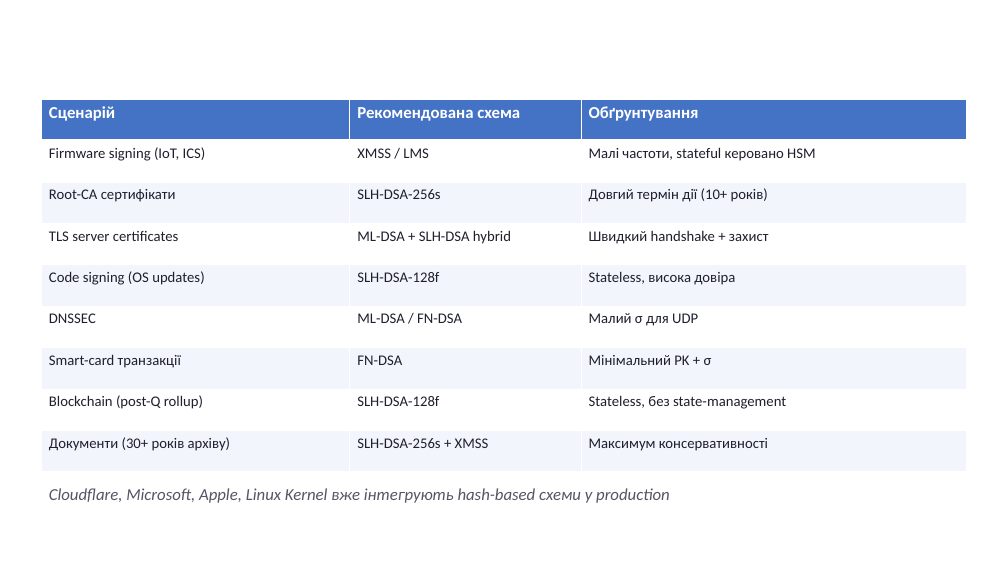
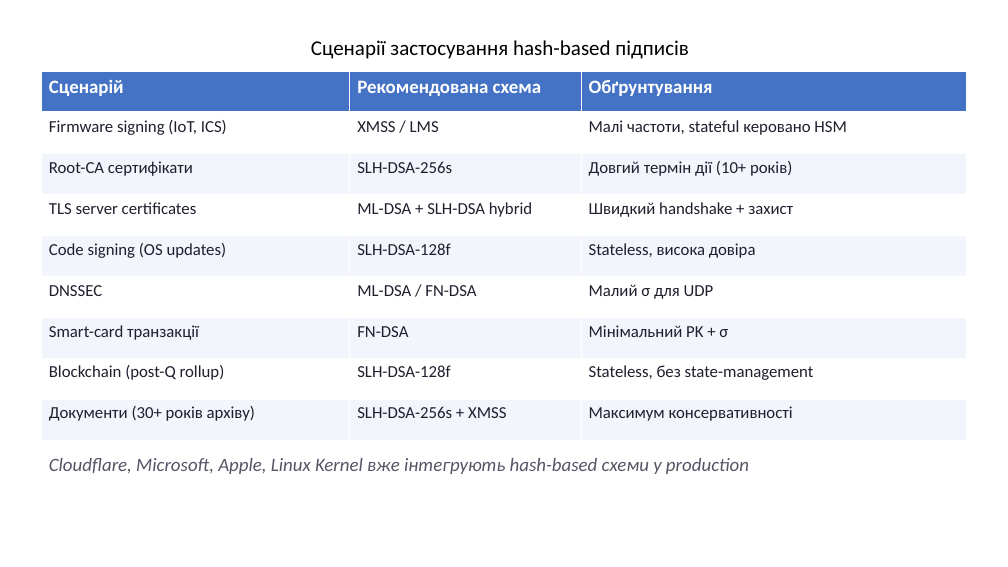
Before and after one commit to Andriykooo/ifntung-studies, a slide deck: slide 26 of Year 1/Постквантова криптографія/UA/2026/PPT/Презентація_7.pptx (slide 27 before the commit). Drawn at 1008x567 pixels with LibreOffice and Linux fonts; fonts in the diff are those of the drawing. Boxes give left, top, right and bottom in pixels: in the first picture for what was removed or moved away, otherwise in the second. Text is boxed around its words. In the diff, an @@ line names an element or a change of style, - is before the commit and + after.

Commit message:
feat(post-quantum-cryptography): update labs formatting. Fix lab and presentation

```diff
--- a/Year 1/Постквантова криптографія/UA/2026/PPT/Презентація_7.pptx
+++ b/Year 1/Постквантова криптографія/UA/2026/PPT/Презентація_7.pptx
@@ text added at [311, 40, 689, 59], 20 pt, text #000000 @@
+Сценарії застосування hash-based підписів
@@ table at [42, 72, 967, 441] @@
@@ size 16 to 18 pt in "Сценарій", "Рекомендована схема", "Обґрунтування" @@
@@ size 14 to 16 pt @@
@@ table: place and size @@
-table at [42, 99, 967, 472]
+table at [42, 72, 967, 441]
@@ text "Cloudflare, Microsoft, Apple, Linux Kernel ...": place and size @@
-text "Cloudflare, Microsoft, Apple, Linux Kernel ..." at [49, 488, 670, 503]
+text "Cloudflare, Microsoft, Apple, Linux Kernel ..." at [49, 458, 749, 474]
@@ text "Cloudflare, Microsoft, Apple, Linux Kernel ..." at [49, 458, 749, 474]: size 16 to 18 pt @@
```
Also in this commit, not shown: 24 other slides changed, 1 slide removed, 4 other files.
